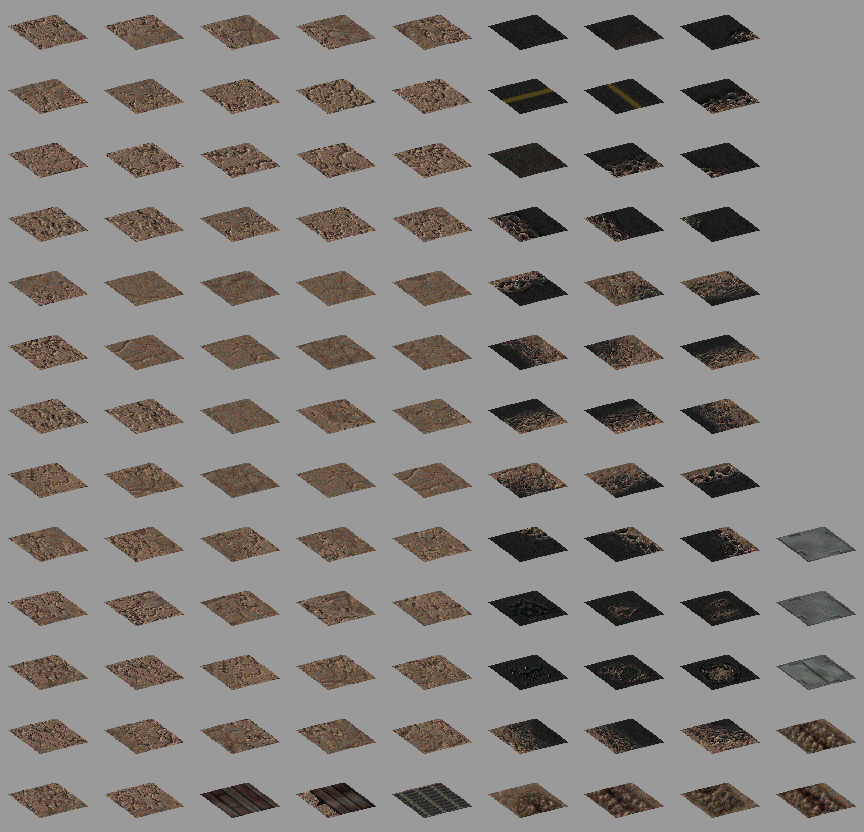
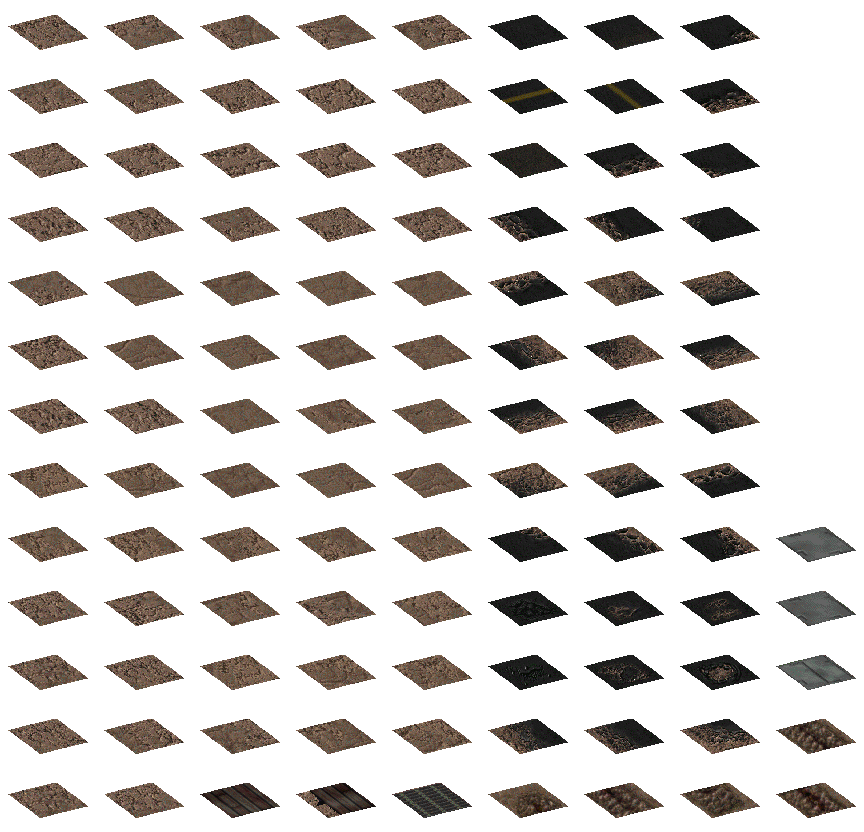
Two versions of the same layered image (864x832). Layer-by-layer changes:
added group "Group 1" with 109 layers above "Слой 1" over [left=8, top=15, right=856, bottom=818]
moved "Слой 81" into group "Group 1" over [left=680, top=335, right=760, bottom=370]
moved "Слой 100" into group "Group 1" over [left=200, top=783, right=280, bottom=818]
moved "Слой 99" into group "Group 1" over [left=680, top=719, right=760, bottom=754]
moved "Слой 98" into group "Group 1" over [left=584, top=719, right=664, bottom=754]
moved "Слой 97" into group "Group 1" over [left=488, top=719, right=568, bottom=754]
moved "Слой 96" into group "Group 1" over [left=680, top=655, right=760, bottom=690]
moved "Слой 95" into group "Group 1" over [left=584, top=655, right=664, bottom=690]
moved "Слой 94" into group "Group 1" over [left=488, top=655, right=568, bottom=690]
moved "Слой 93" into group "Group 1" over [left=680, top=591, right=760, bottom=626]
moved "Слой 92" into group "Group 1" over [left=584, top=591, right=664, bottom=626]
moved "Слой 91" into group "Group 1" over [left=488, top=591, right=568, bottom=626]
moved "Слой 90" into group "Group 1" over [left=680, top=527, right=760, bottom=562]
moved "Слой 89" into group "Group 1" over [left=584, top=527, right=664, bottom=562]
moved "Слой 88" into group "Group 1" over [left=488, top=527, right=568, bottom=562]
moved "Слой 87" into group "Group 1" over [left=680, top=463, right=760, bottom=498]
moved "Слой 86" into group "Group 1" over [left=584, top=463, right=664, bottom=498]
moved "Слой 85" into group "Group 1" over [left=488, top=463, right=568, bottom=498]
moved "Слой 84" into group "Group 1" over [left=680, top=399, right=760, bottom=434]
moved "Слой 83" into group "Group 1" over [left=584, top=399, right=664, bottom=434]
moved "Слой 82" into group "Group 1" over [left=488, top=399, right=568, bottom=434]
hid "Слой 111" over [left=0, top=0, right=864, bottom=832]
…and 89 more changes (5 painted, 89 stack)
